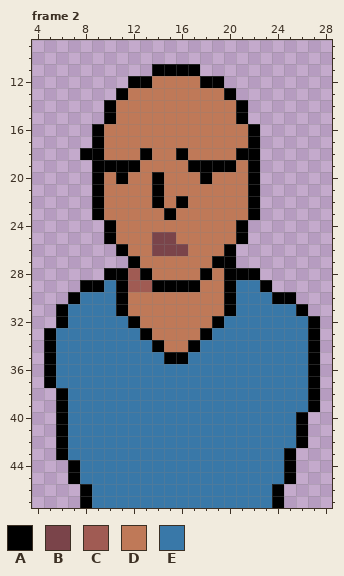
File history of a pixel-art file, res/ase/def_customer.aseprite. The picture above was drawn from the file before the commit.
32x48 pixels, 2 frames. Shown: frame 2: x 4..28, y 9..47.
Palette (. is transparent): A #000000  B #7a444a  C #a05b53  D #bf7958  E #3978a8
After:
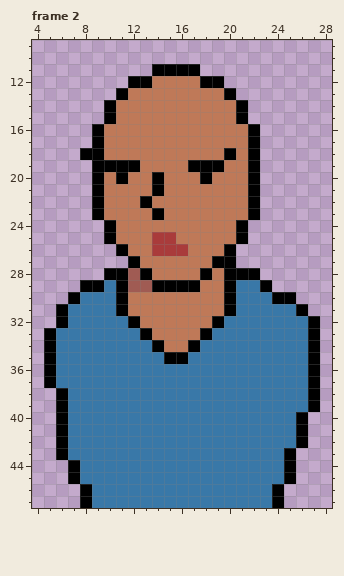
The author wrote: Fixed recipes and customer random
The exact change:
{"colour":"B","old":"#7a444a","new":"#a93b3b"}
{"where": "frame 2"}
{"frame":2,"y":18,"x":13,"old":"A","new":"D"}
{"frame":2,"y":18,"x":16,"old":"A","new":"D"}
{"frame":2,"y":18,"x":20,"old":"DA","new":"AD"}
{"frame":2,"y":19,"x":20,"old":"A","new":"D"}
{"frame":2,"y":22,"x":13,"old":"DA","new":"AD"}
{"frame":2,"y":22,"x":16,"old":"A","new":"D"}
{"frame":2,"y":23,"x":14,"old":"DA","new":"AD"}
{"label":"changed","picture_box":[140,148,248,256]}
